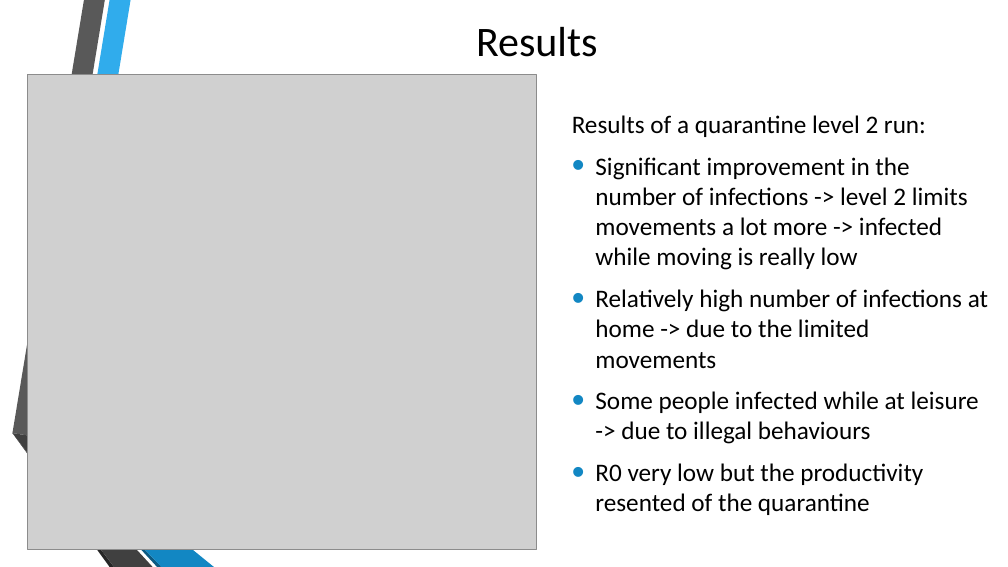
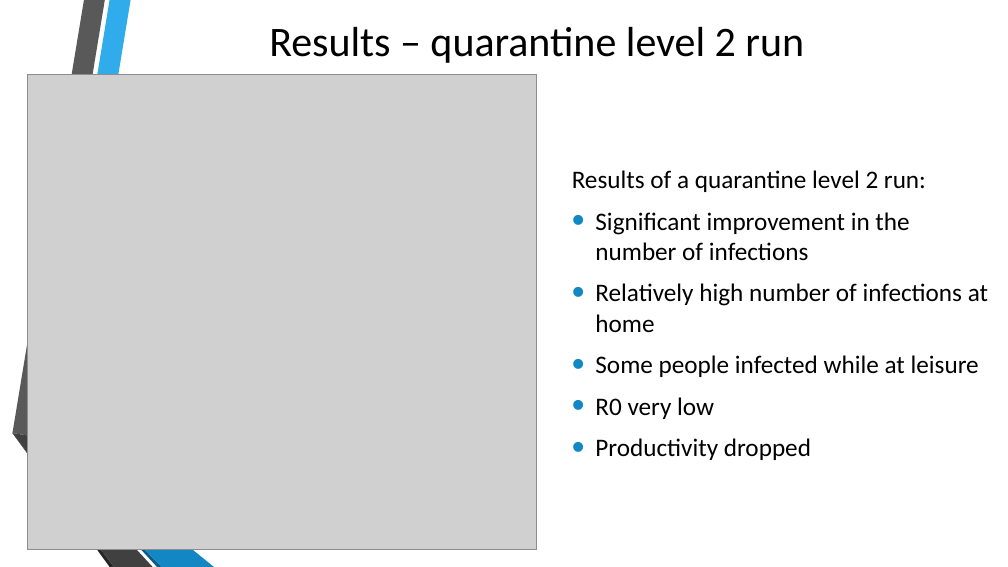
Before and after one commit to gpisanelli/EpiDEMExtended, a slide deck: slide 13 of docs/EpiDEMExtendedPresentation.pptx (slide 14 before the commit). Drawn at 1008x567 pixels with LibreOffice and Linux fonts; fonts in the diff are those of the drawing; grey boxes stand for pictures; background and template pictures are left out. Boxes give left, top, right and bottom in pixels: in the first picture for what was removed or moved away, otherwise in the second. Text is boxed around its words. In the diff, an @@ line names an element or a change of style, - is before the commit and + after.

```diff
--- a/docs/EpiDEMExtendedPresentation.pptx
+++ b/docs/EpiDEMExtendedPresentation.pptx
@@ title at <box>269,27,804,63</box>: text changed @@
-Results
+Results – quarantine level 2 run
@@ text at <box>595,212,988,460</box>: text changed @@
-• Significant improvement in the number of infections -> level 2 limits movements a lot more -> infected while moving is really low
-• Relatively high number of infections at home -> due to the limited movements
-• Some people infected while at leisure -> due to illegal behaviours
-• R0 very low but the productivity resented of the quarantine
+• Significant improvement in the number of infections
+• Relatively high number of infections at home
+• Some people infected while at leisure
+• R0 very low
+• Productivity dropped
```
Also in this commit, not shown: 14 other slides changed, 1 slide removed.
